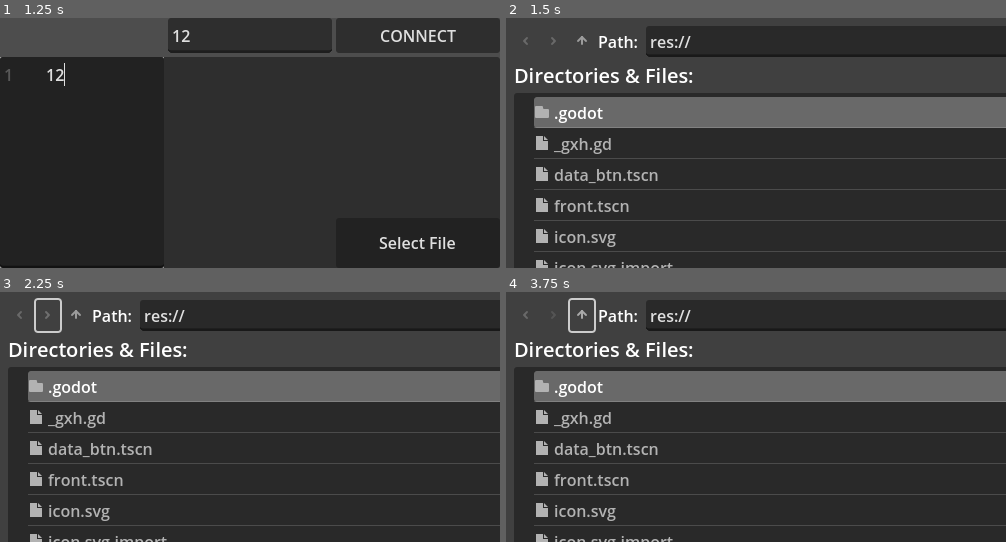
Above: before the commit, frames 1-4 (two rows, left to right).
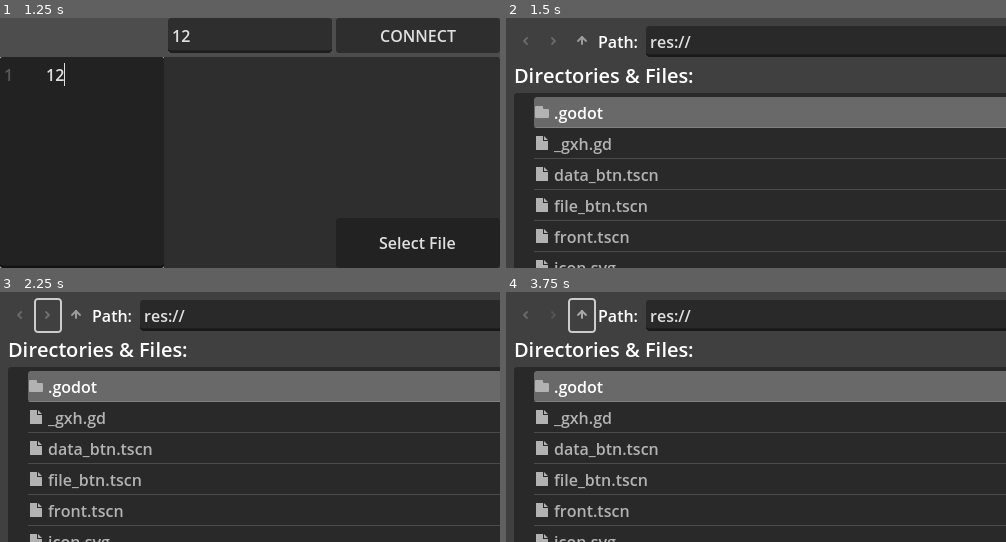
Above: after the commit, the same moments.

Repository: Rliop913/LocalConnect
Game: Godot game, scene res://front.tscn
Same seed, same stepped clock (60 frames per second), same inputs: the game is played once before the commit and once after it. The project has no main scene, so this scene is started directly.
Inputs (mouse positions are in pixels of both pictures, inside the frame that each line leads up to):
- Up to frame 1 (1.25 s): click (250, 35) at 0.52 s; type "12" at 0.6 s; click (80, 163) at 0.75 s; type "12" at 0.83 s
- Up to frame 2 (1.5 s): click "Select File" at 1.25 s
- Up to frame 3 (2.25 s): click (50, 314) at 2 s
- Up to frame 4 (3.75 s): click (556, 314) at 2.75 s; click (581, 314) at 3.5 s

Frame 1 is identical in both runs. In frame 2, 0.9% of the frame differs, in the area x 9-34%, y 72-100%; in frame 3, 0.9%; in frame 4, 0.9%.
Error before the commit: Invalid call. Nonexistent function 'contains' in base 'Nil'. (res://front.tscn::GDScript_xncio:46)

Commit message:
update front

Diff:
--- /dev/null
+++ b/file_btn.tscn
@@ -0,0 +1,10 @@
+[gd_scene format=3 uid="uid://okrgdyioohxj"]
+
+[node name="file_btn" type="Button"]
+anchors_preset = 15
+anchor_right = 1.0
+anchor_bottom = 1.0
+grow_horizontal = 2
+grow_vertical = 2
+size_flags_horizontal = 3
+size_flags_vertical = 3
--- a/front.tscn
+++ b/front.tscn
@@ -103,12 +103,14 @@
 
 # Called when the node enters the scene tree for the first time.
 func _ready() -> void:
-	pass # Replace with function body.
-
-
-# Called every frame. 'delta' is the elapsed time since the previous frame.
-func _process(delta: float) -> void:
-	pass
+	get_window().files_dropped.connect(_on_file_dnd)
+
+
+
+func _on_file_dnd(files: PackedStringArray) -> void:
+	for path in files:
+		$ListScroll/List._on_file_dialog_file_selected(path)
+
 
 
 func _on_open_file_btn_button_down() -> void:
@@ -122,7 +124,7 @@
 var http_request
 func _ready() -> void:
 	http_request = HTTPRequest.new()
-	add_child(http_request)
+	#add_child(http_request)
 	http_request.request_completed.connect(self._http_request_completed)
 
 
@@ -151,6 +153,13 @@
 	var body = msg.uri_encode()
 	var err = http_request.request(\"http://127.0.0.1:42312/brd_txt?text=\"+body)
 
+func add_file(path:String):
+	var btndata = BTN.instantiate()
+	var gpath = ProjectSettings.globalize_path(path)
+	btndata.SetData(path.get_file().get_basename(), gpath)
+	add_child(btndata)
+	var body = gpath.uri_encode()
+	http_request.request(\"http://127.0.0.1:42312/add-file?file=\"+body)
 
 func SetData(data:String):
 	DisplayServer.clipboard_set(data)
@@ -169,8 +178,7 @@
 			print(Marshalls.base64_to_utf8(splt))
 
 func _on_file_dialog_file_selected(path: String) -> void:
-	var gpath = ProjectSettings.globalize_path(path)
-	FillData(path.get_file().get_basename(), gpath)
+	add_file(path)
 
 "
 
